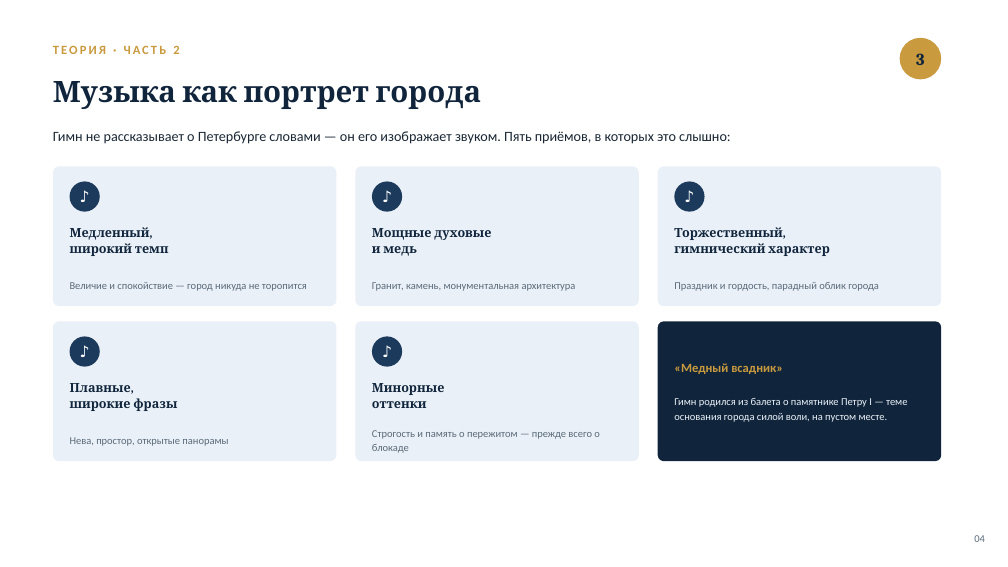
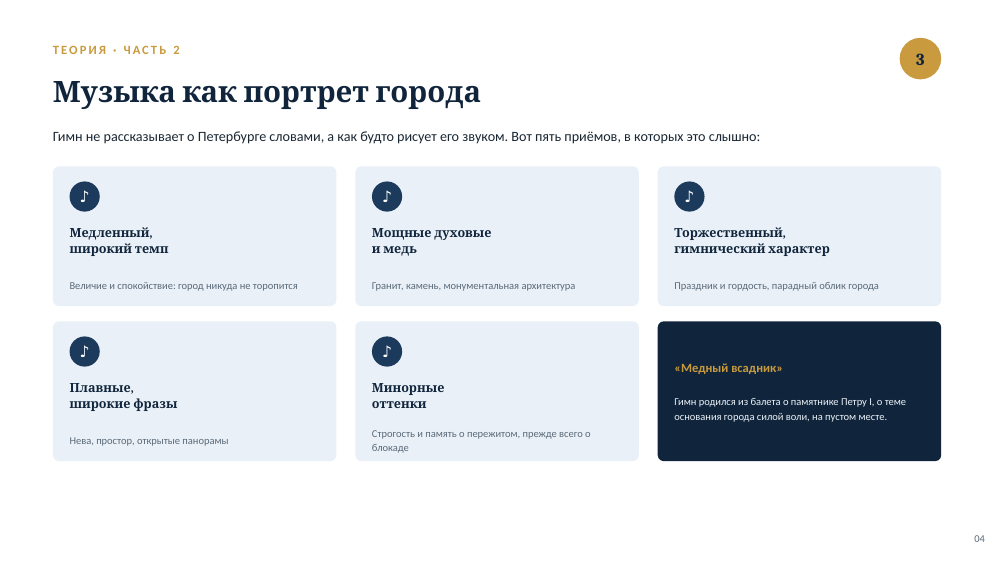
Before and after one commit to zxcozonofficial-dev/fluxtrap, a slide deck: slide 4 of Гимн_Санкт-Петербурга_презентация.pptx. Drawn at 1008x567 pixels with LibreOffice and Linux fonts; fonts in the diff are those of the drawing. Boxes give left, top, right and bottom in pixels: in the first picture for what was removed or moved away, otherwise in the second. Text is boxed around its words. In the diff, an @@ line names an element or a change of style, - is before the commit and + after.

```diff
--- a/Гимн_Санкт-Петербурга_презентация.pptx
+++ b/Гимн_Санкт-Петербурга_презентация.pptx
@@ text at (53,131,761,144): text changed @@
-Гимн не рассказывает о Петербурге словами — он его изображает звуком. Пять приёмов, в которых это слышно:
+Гимн не рассказывает о Петербурге словами, а как будто рисует его звуком. Вот пять приёмов, в которых это слышно:
@@ text at (70,282,298,291): text changed @@
-Величие и спокойствие — город никуда не торопится
+Величие и спокойствие: город никуда не торопится
@@ text at (674,398,906,422): text changed @@
-Гимн родился из балета о памятнике Петру I — теме основания города силой воли, на пустом месте.
+Гимн родился из балета о памятнике Петру I, о теме основания города силой воли, на пустом месте.
@@ text at (372,430,591,453): text changed @@
-Строгость и память о пережитом — прежде всего о блокаде
+Строгость и память о пережитом, прежде всего о блокаде
```
Also in this commit, not shown: 6 other slides changed, 3 other files.
